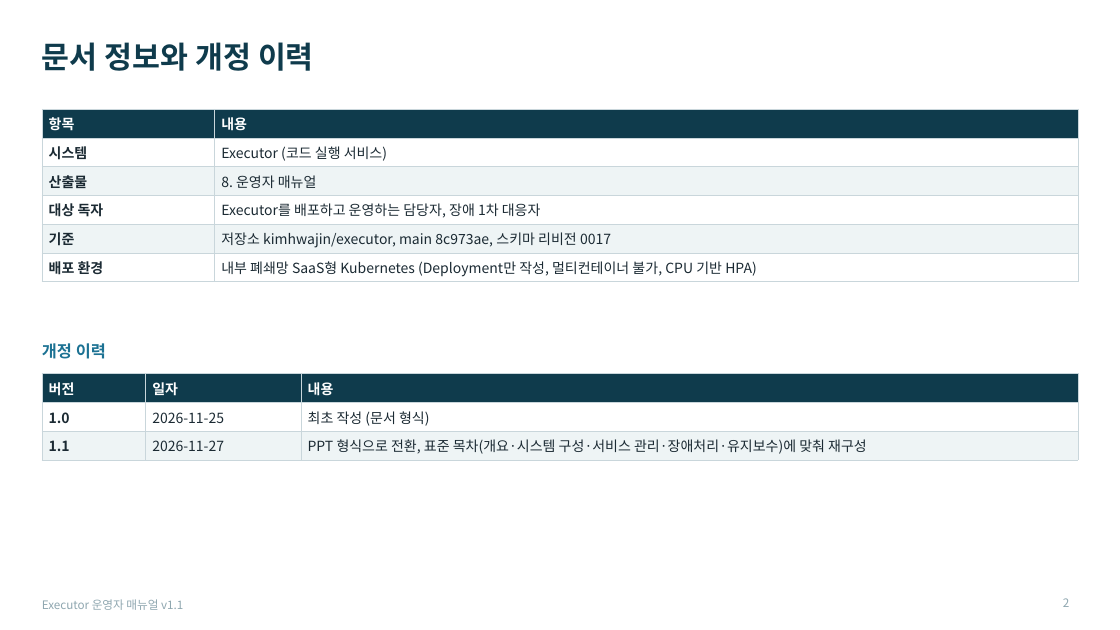
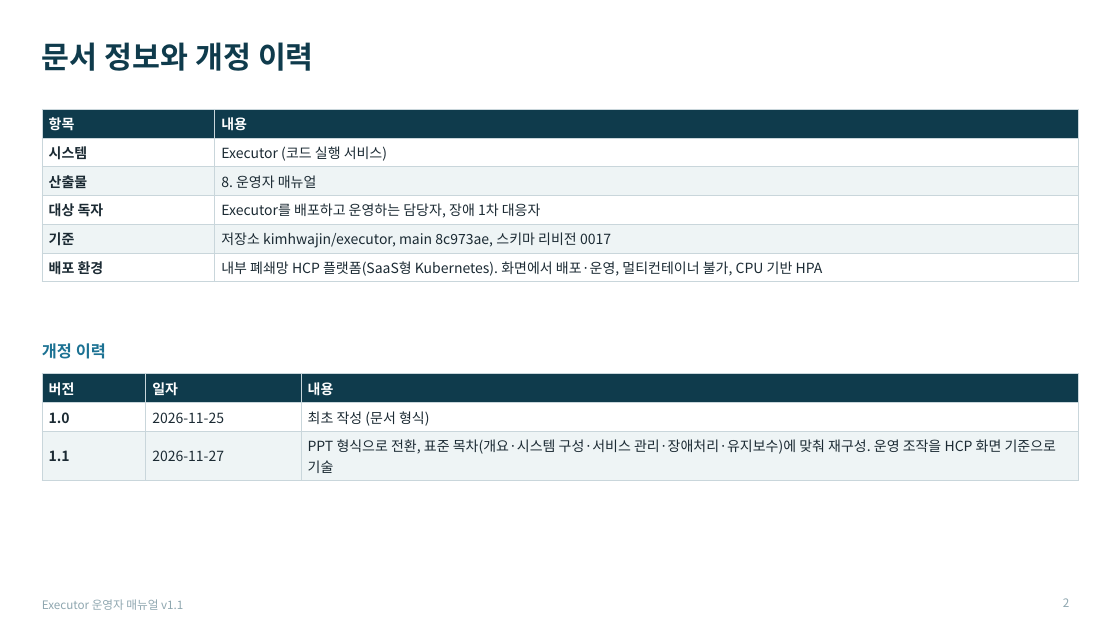
Before and after one commit to KimHwaJin/executor, a slide deck: slide 2 of docs/deliverables/08-운영자-매뉴얼.pptx. Drawn at 1120x630 pixels with LibreOffice and Linux fonts; fonts in the diff are those of the drawing. Boxes give left, top, right and bottom in pixels: in the first picture for what was removed or moved away, otherwise in the second. Text is boxed around its words. In the diff, an @@ line names an element or a change of style, - is before the commit and + after.

```diff
--- a/docs/deliverables/08-운영자-매뉴얼.pptx
+++ b/docs/deliverables/08-운영자-매뉴얼.pptx
@@ table at (42,109,1079,280) @@
-row 6, column 2: 내부 폐쇄망 SaaS형 Kubernetes (Deployment만 작성, 멀티컨테이너 불가, CPU 기반 HPA)
+row 6, column 2: 내부 폐쇄망 HCP 플랫폼(SaaS형 Kubernetes). 화면에서 배포·운영, 멀티컨테이너 불가, CPU 기반 HPA
@@ table at (42,374,1078,477) @@
-row 3, column 3: PPT 형식으로 전환, 표준 목차(개요·시스템 구성·서비스 관리·장애처리·유지보수)에 맞춰 재구성
+row 3, column 3: PPT 형식으로 전환, 표준 목차(개요·시스템 구성·서비스 관리·장애처리·유지보수)에 맞춰 재구성. 운영 조작을 HCP 화면 기준으로 기술
```
Also in this commit, not shown: 11 other slides changed, 3 other files.
